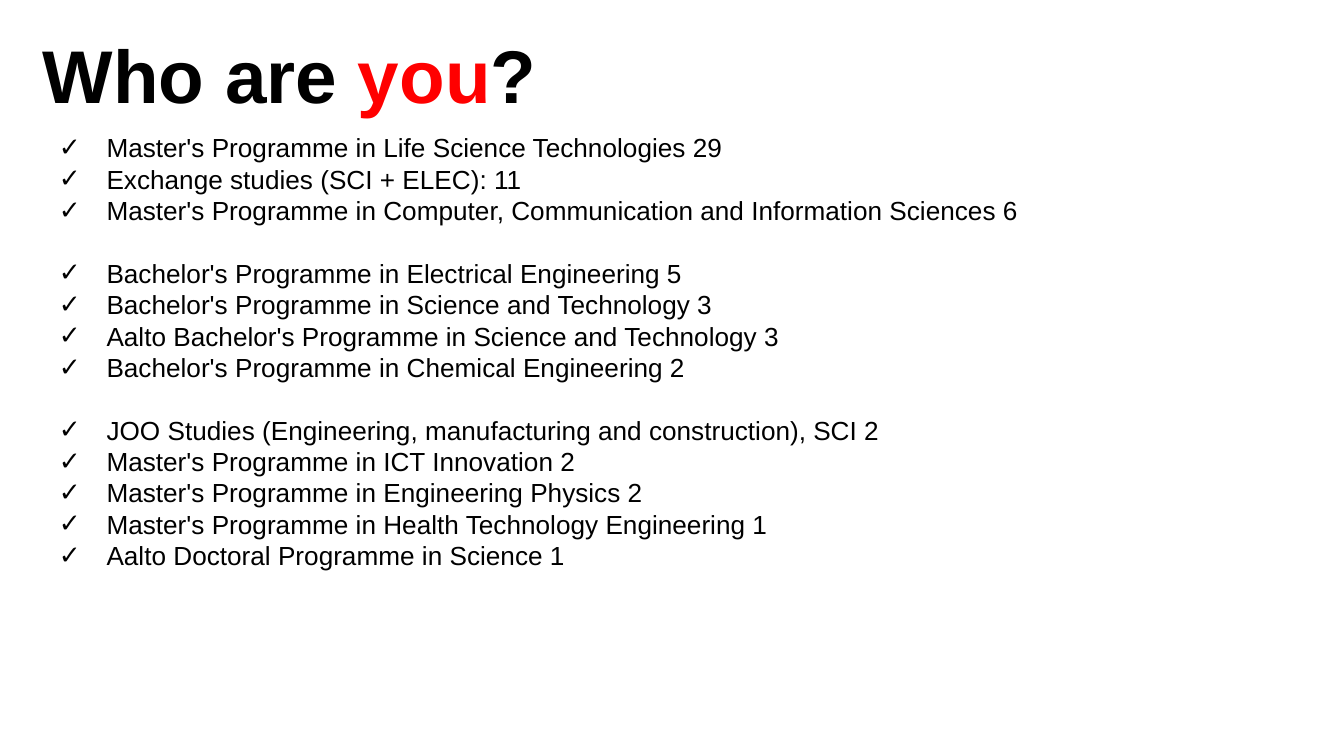
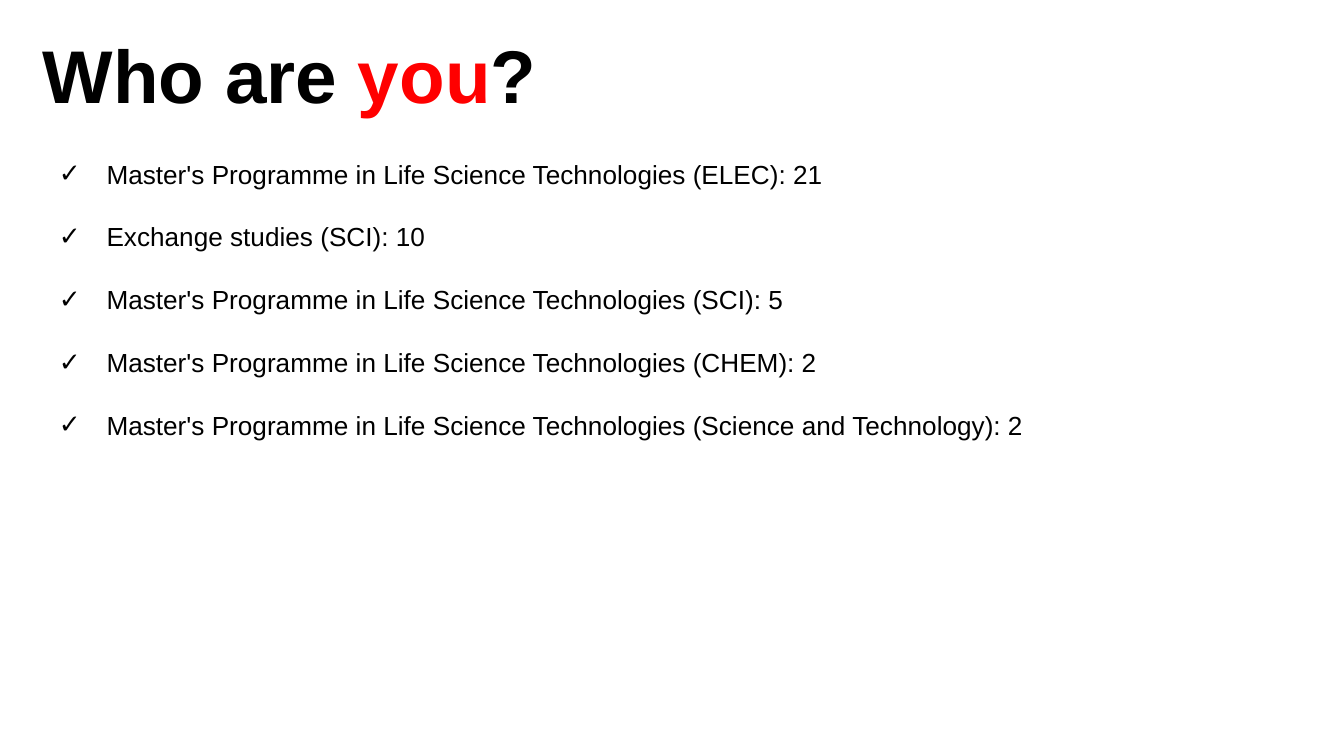
Before and after one commit to leempko/mia, a slide deck: slide 13 of lecture_slides/introduction/introduction2026.odp. Drawn at 1344x756 pixels with LibreOffice and Linux fonts; fonts in the diff are those of the drawing; background and template pictures are left out. Boxes give left, top, right and bottom in pixels: in the first picture for what was removed or moved away, otherwise in the second. Text is boxed around its words. In the diff, an @@ line names an element or a change of style, - is before the commit and + after.

```diff
--- a/lecture_slides/introduction/introduction2026.odp
+++ b/lecture_slides/introduction/introduction2026.odp
@@ text at [107,165,1023,441]: text changed @@
-✓ Master's Programme in Life Science Technologies 29
-✓ Exchange studies (SCI + ELEC): 11
-✓ Master's Programme in Computer, Communication and Information Sciences 6
-✓ Bachelor's Programme in Electrical Engineering 5
-✓ Bachelor's Programme in Science and Technology 3
-✓ Aalto Bachelor's Programme in Science and Technology 3
-✓ Bachelor's Programme in Chemical Engineering 2
-✓ JOO Studies (Engineering, manufacturing and construction), SCI 2
-✓ Master's Programme in ICT Innovation 2
-✓ Master's Programme in Engineering Physics 2
-✓ Master's Programme in Health Technology Engineering 1
-✓ Aalto Doctoral Programme in Science 1
+✓ Master's Programme in Life Science Technologies (ELEC): 21
+✓ Exchange studies (SCI): 10
+✓ Master's Programme in Life Science Technologies (SCI): 5
+✓ Master's Programme in Life Science Technologies (CHEM): 2
+✓ Master's Programme in Life Science Technologies (Science and Technology): 2
```
Also in this commit, not shown: 1 other slide changed, 1 other file.
